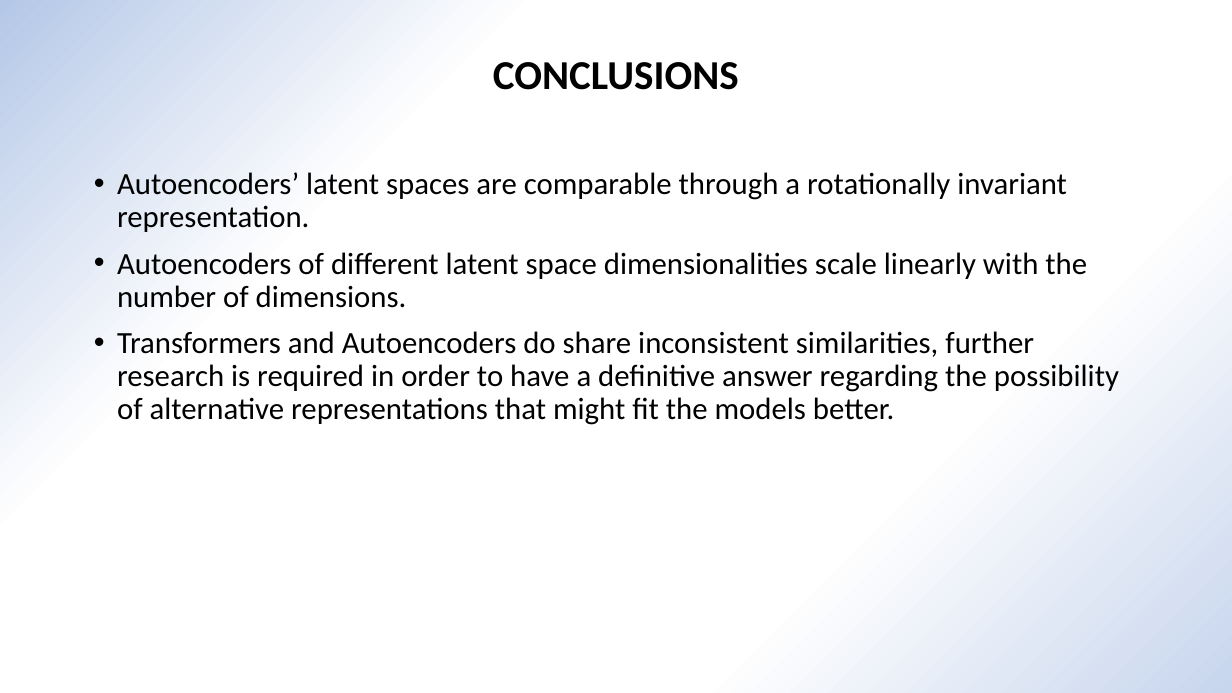
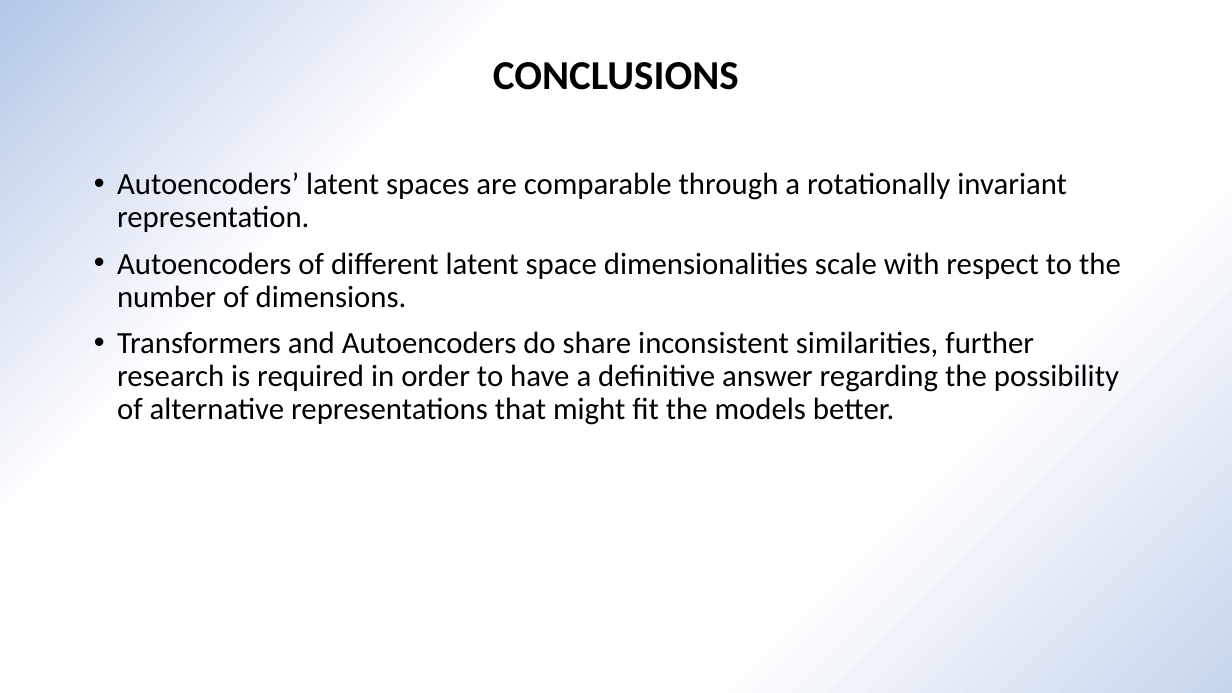
Before and after one commit to MScomina/DL-LatentMapping, a slide deck: slide 13 of Slides.pptx. Drawn at 1232x693 pixels with LibreOffice and Linux fonts; fonts in the diff are those of the drawing. Boxes give left, top, right and bottom in pixels: in the first picture for what was removed or moved away, otherwise in the second. Text is boxed around its words. In the diff, an @@ line names an element or a change of style, - is before the commit and + after.

Commit message:
Fixed typo in slides.

```diff
--- a/Slides.pptx
+++ b/Slides.pptx
@@ text at (x1=117, y1=252, x2=1121, y2=308): text changed @@
-• Autoencoders of different latent space dimensionalities scale linearly with the number of dimensions.
+• Autoencoders of different latent space dimensionalities scale with respect to the number of dimensions.
```
Also in this commit, not shown: 1 other file.
